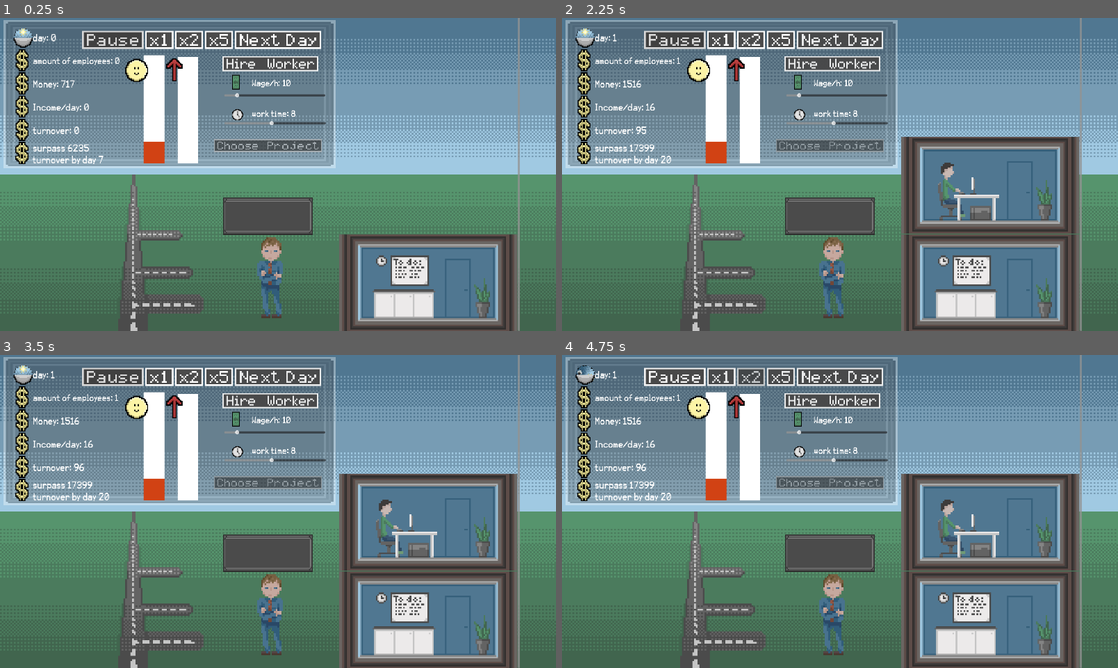
Above: before the commit, frames 1-4 (two rows, left to right).
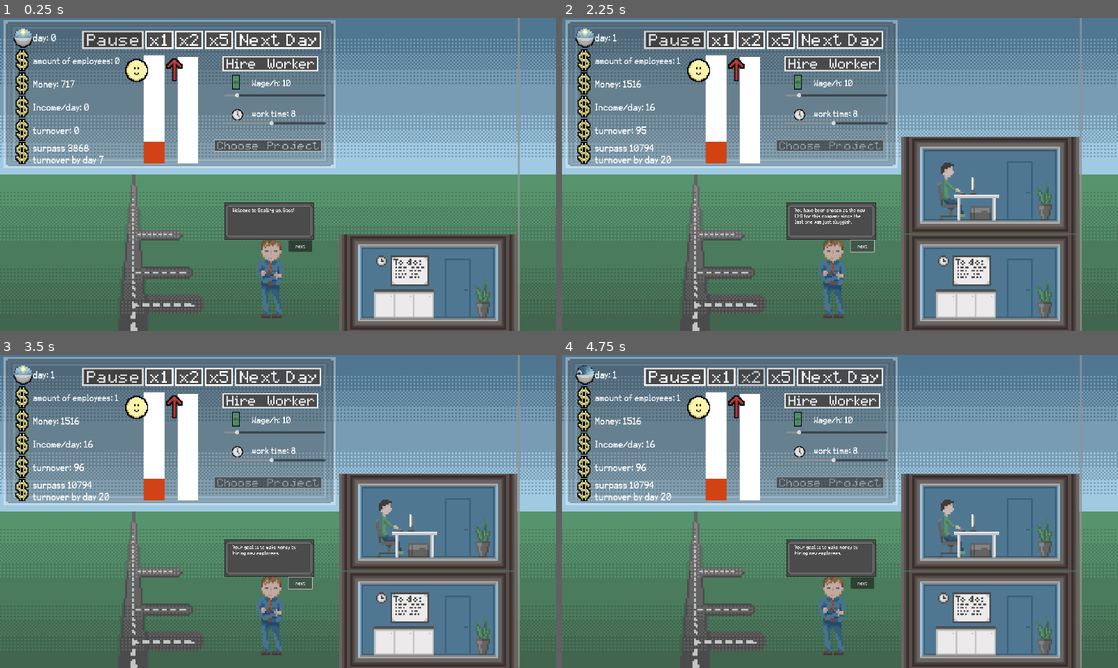
Above: after the commit, the same moments.

Repository: Mag559/GMTK_GameJam2024
Game: Godot game, scene res://UI/in_game_ui.tscn
Same seed, same stepped clock (60 frames per second), same inputs: the game is played once before the commit and once after it.
Inputs (mouse positions are in pixels of both pictures, inside the frame that each line leads up to):
- Up to frame 1 (0.25 s): no input
- Up to frame 2 (2.25 s): click (834, 64) at 0.52 s; click (840, 39) at 1.25 s; click (862, 246) at 2 s, where only the run after the commit has a clickable "next"
- Up to frame 3 (3.5 s): click (300, 583) at 2.75 s, where only the run after the commit has a clickable "next"
- Up to frame 4 (4.75 s): click (723, 376) at 3.5 s; click (751, 376) at 4.25 s

The runs differ from the first frame. In frame 1, 1.1% of the frame differs, in the area x 5-57%, y 40-75%; in frame 2, 1.2%, in the area x 10-57%, y 40-75%; in frame 3, 1.1%; in frame 4, 1.1%.

Commit message:
final_version

Diff:
--- a/EventCentre.gd
+++ b/EventCentre.gd
@@ -6,3 +6,5 @@
 signal manual_unpause
 signal started_again
 signal show_project_visual(index : int)
+
+signal loss
--- a/StatManager.gd
+++ b/StatManager.gd
@@ -70,7 +70,8 @@
 	if days_passed % 20 == 0:
 		# turnover cycle ended
 		if turnover < get_required_turnover():
-			get_tree().quit()
+			EventCentre.loss.emit()
+
 		turnover_cycle += 1
 
 
@@ -97,4 +98,4 @@
 
 
 func get_required_turnover() -> float:
-	return 3000 * pow(3, pow(1.6,turnover_cycle))
+	return 1500 * pow(3, pow(1.5,turnover_cycle)) + 3000
--- /dev/null
+++ b/UI/EndingShader.gd
@@ -0,0 +1,19 @@
+extends ColorRect
+
+var losing := false
+var progress := 0.0
+
+func _ready():
+	EventCentre.loss.connect(on_loss)
+
+
+func on_loss() -> void:
+	losing = true
+
+
+func _process(delta):
+	if not losing:
+		return
+	progress += delta
+	progress *= 1 + delta / 2
+	material.set_shader_parameter("progress", progress)
--- /dev/null
+++ b/UI/in_game_ui.gd
@@ -0,0 +1,13 @@
+extends CanvasLayer
+
+
+func _ready():
+	EventCentre.loss.connect(end)
+
+
+func end() -> void:
+	await get_tree().create_timer(8).timeout
+	get_tree().quit()
+	#var reset = load("res://UI/in_game_ui.tscn").instantiate()
+	#get_tree().root.add_child(reset)
+	#queue_free()
--- /dev/null
+++ b/UI/in_game_ui.gdshader
@@ -0,0 +1,13 @@
+shader_type canvas_item;
+uniform sampler2D screen_texture : hint_screen_texture, repeat_disable, filter_nearest;
+uniform vec2 origin = vec2(0.47, 0.7);
+uniform float progress : hint_range(0.0, 100.0, 0.1);
+
+
+void fragment() {
+	COLOR = textureLod(screen_texture, SCREEN_UV, 0.0);
+	float dist2 = (UV.x - origin.x) * (UV.x - origin.x) + (UV.y - origin.y) * (UV.y - origin.y);
+	if (1.0 / dist2 < progress) {
+		COLOR.rgb *= -1.0 / (1.0 / dist2 - progress - 1.0);
+	}
+}
--- a/UI/in_game_ui.tscn
+++ b/UI/in_game_ui.tscn
@@ -1,5 +1,6 @@
-[gd_scene load_steps=37 format=3 uid="uid://1sgi2ikosp2n"]
-
+[gd_scene load_steps=41 format=3 uid="uid://1sgi2ikosp2n"]
+
+[ext_resource type="Script" path="res://UI/in_game_ui.gd" id="1_jq31e"]
 [ext_resource type="Texture2D" uid="uid://dnrhqae0cjj3m" path="res://textures/background_v2.png" id="1_no3jl"]
 [ext_resource type="Script" path="res://UI/workers_amount.gd" id="2_5dh1u"]
 [ext_resource type="Script" path="res://UI/work_time_amount.gd" id="3_508nb"]
@@ -36,8 +37,17 @@
 [ext_resource type="Texture2D" uid="uid://bhdsilyctoaui" path="res://textures/park.png" id="30_m8vv0"]
 [ext_resource type="AudioStream" uid="uid://1oxv6d60s601" path="res://positive_numbers.wav" id="35_2v631"]
 [ext_resource type="PackedScene" uid="uid://dt1cabjvskxba" path="res://boss.tscn" id="35_k1fh0"]
+[ext_resource type="Shader" path="res://UI/in_game_ui.gdshader" id="37_f6av3"]
+[ext_resource type="Script" path="res://UI/EndingShader.gd" id="38_6dnfc"]
+
+[sub_resource type="ShaderMaterial" id="ShaderMaterial_t345t"]
+resource_local_to_scene = true
+shader = ExtResource("37_f6av3")
+shader_parameter/origin = Vector2(0.49, 0.68)
+shader_parameter/progress = 0.0
 
 [node name="InGameUI" type="CanvasLayer"]
+script = ExtResource("1_jq31e")
 
 [node name="Control" type="Control" parent="."]
 layout_mode = 3
@@ -46,7 +56,6 @@
 anchor_bottom = 1.0
 grow_horizontal = 2
 grow_vertical = 2
-metadata/_edit_lock_ = true
 
 [node name="TextureRect" type="TextureRect" parent="Control"]
 layout_mode = 1
@@ -56,7 +65,6 @@
 grow_horizontal = 2
 grow_vertical = 2
 texture = ExtResource("1_no3jl")
-stretch_mode = 5
 
 [node name="bigbox" type="TextureRect" parent="Control"]
 modulate = Color(1, 1, 1, 0.34902)
@@ -493,7 +501,16 @@
 
 [node name="AudioStreamPlayer" type="AudioStreamPlayer" parent="."]
 stream = ExtResource("35_2v631")
-autoplay = true
+
+[node name="ColorRect" type="ColorRect" parent="."]
+material = SubResource("ShaderMaterial_t345t")
+anchors_preset = 15
+anchor_right = 1.0
+anchor_bottom = 1.0
+grow_horizontal = 2
+grow_vertical = 2
+mouse_filter = 2
+script = ExtResource("38_6dnfc")
 
 [connection signal="button_down" from="Control/Button" to="Control/Button" method="_on_button_down"]
 [connection signal="button_up" from="Control/Button" to="Control/Button" method="_on_button_up"]
--- a/boss.gd
+++ b/boss.gd
@@ -4,43 +4,50 @@
 
 var index := 0
 @onready var label := $textBauble/Label
-@onready var timer := $Timer
 
 var queue := [
-				"Welcome to <insert game title>",
-				"You have been chosen as the CEO of this company",
-				"Your goal is to hire new employees that in turn make you money",
-				"Be warned however",
-				"Happiness (that bar with a smiley face) has a very strong influence on the amount of money employees make IN BOLD",
-				"increasing it via higher wages, shorter work time and projects is crutial for the complanies growth",
-				"projects can be accessed by filling up the reputation bar (with a red arrow)",
-				"one fillup correspondst to 1 project of you choosing",
-				"while the are expensive, they provide enourmous boost to happiness or income",
-				"got all of that? good",
-				"see that turnover meter up there in the top left",
-				"it measures how much money your employees have made (excluding any costs)",
-				"now get to work and make that numer go all the way up",
-				"or else someone else will take your position",
+				"Welcome to Scaling up, Boss!",
+				"You have been chosen as the new CEO for this company since the last one was just sluggish.",
+				"Your goal is to make money by hiring new employees.",
+				"But that is not as simple as it sounds.",
+				"Happiness (the left bar with a smiley face), has a very strong influence on the amount of money employees make.",
+				"Increase it via higher wages, shorter work time, as well as adding projects, as it is crutial for the complanies growth.",
+				"Projects can be accessed by filling up reputation (the right bar with a red arrow).",
+				"By filling reputation up you can choose one project before needing to fill it up again.",
+				"While projects are expensive, they provide enourmous boost to happiness and/or income.",
+				"Got all of that?",
+				"Good.",
+				"See that turnover meter up to the left?",
+				"That measures how much money your employees have made excluding any costs.",
+				"Now get to work and make that number go all the way.",
+				"Or else someone else will take your position if you do not meet requirements stated under it.",
+				"Good Luck."
 				]
 var queue_going := true
 
 func _ready():
-	pass
+	EventCentre.loss.connect(on_losing)
+	_on_button_pressed()
+
+func on_losing() -> void:
+	$Button.visible = false
+	$textBauble/Label.text = "I guess you are not the guy for this job"
 
 
 func add_text_to_queue(text) -> void:
 	queue.append(text)
 	if not queue_going:
 		$textBauble.visible = true
+		$Button.visible = true
 		queue_going = true
-		_on_timer_timeout()
+		_on_button_pressed()
 
 
 
-func _on_timer_timeout():
+func _on_button_pressed():
 	if queue.size() == 0:
 		queue_going = false
 		$textBauble.visible = false
+		$Button.visible = false
 		return
 	label.text = queue.pop_front()
-	timer.start()
--- a/boss.tscn
+++ b/boss.tscn
@@ -16,10 +16,10 @@
 [node name="textBauble" type="TextureRect" parent="."]
 layout_mode = 1
 anchors_preset = -1
-anchor_left = -0.0192308
-anchor_top = -0.485714
-anchor_right = 0.971154
-anchor_bottom = -0.0285714
+anchor_left = -0.00641026
+anchor_top = -0.425
+anchor_right = 0.983974
+anchor_bottom = 0.0321429
 texture = ExtResource("3_faram")
 metadata/_edit_use_anchors_ = true
 
@@ -33,10 +33,16 @@
 offset_left = -0.0460014
 offset_top = 0.0239992
 offset_right = -0.0270081
+bbcode_enabled = true
 
-[node name="Timer" type="Timer" parent="."]
-wait_time = 5.0
-one_shot = true
-autostart = true
+[node name="Button" type="Button" parent="."]
+layout_mode = 1
+anchors_preset = -1
+anchor_left = 0.705128
+anchor_top = 0.0392857
+anchor_right = 0.964744
+anchor_bottom = 0.182143
+text = "next"
+metadata/_edit_use_anchors_ = true
 
-[connection signal="timeout" from="Timer" to="." method="_on_timer_timeout"]
+[connection signal="pressed" from="Button" to="." method="_on_button_pressed"]
--- a/project_popup.gd
+++ b/project_popup.gd
@@ -31,8 +31,11 @@
 	$VBoxContainer3/Label4.text = "cost: " + str(projects[projects_to_choose_from[2]][1])
 	$VBoxContainer3/Label7.text = "describtion: " + str(projects[projects_to_choose_from[2]][2])
 	$Button2.disabled = StatManager.money < projects[projects_to_choose_from[0]][1]
+	$Button2.update_based_on_disabled()
 	$Button3.disabled = StatManager.money < projects[projects_to_choose_from[1]][1]
+	$Button3.update_based_on_disabled()
 	$Button4.disabled = StatManager.money < projects[projects_to_choose_from[2]][1]
+	$Button4.update_based_on_disabled()
 
 
 	EventCentre.manual_pause.emit()
Not shown, changed: export_presets.cfg
Not shown, added: Gmtk Game Jam 2024.exe
Not shown, added: Gmtk Game Jam 2024.zip
